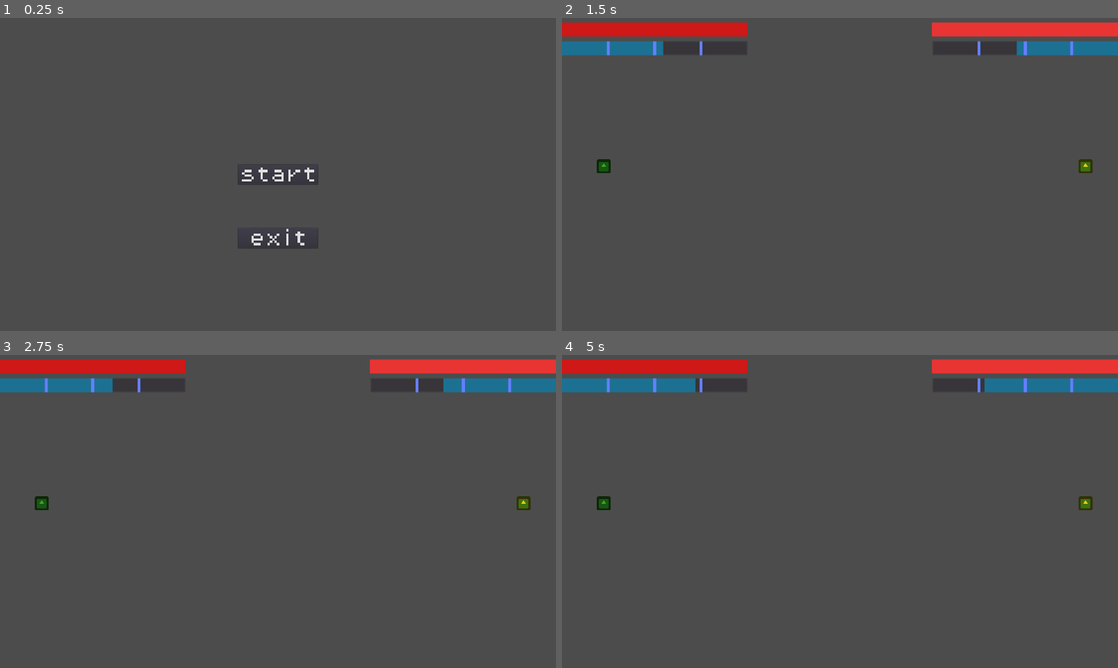
Above: before the commit, frames 1-4 (two rows, left to right).
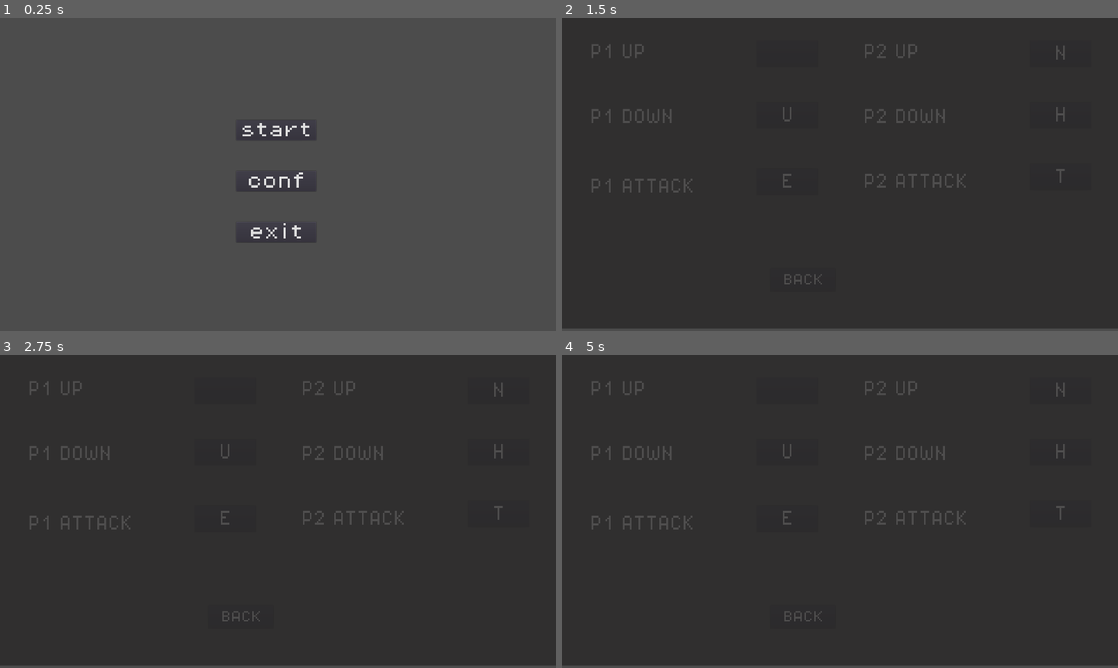
Above: after the commit, the same moments.

Repository: BeatMil/cat_vs_dog
Game: Godot game, scene res://scene/mainmenu.tscn
Two runs of this game, one before a commit and one after it. Both use one fixed random seed, a clock stepped at 60 frames per second and the inputs below. The engine's default icon, where the game draws it, is replaced by a stand-in: a white triangle on a blue panel in a dark square.
Inputs (mouse positions are in pixels of both pictures, inside the frame that each line leads up to):
- Up to frame 1 (0.25 s): no input
- Up to frame 2 (1.5 s): click "start" (after the commit: "conf") at 0.5 s; click (784, 52) at 1.25 s, where only the run after the commit has a clickable "O"
- Up to frame 3 (2.75 s): click (222, 389) at 2.02 s
- Up to frame 4 (5 s): click (784, 452) at 2.75 s, where only the run after the commit has a clickable "U"; click (784, 517) at 3.5 s, where only the run after the commit has a clickable "E"; click (1062, 389) at 4.25 s, where only the run after the commit has a clickable "N"

The runs differ from the first frame. In frame 1, 0.7% of the frame differs, in the area x 42-58%, y 33-74%; in frame 2, 96%; in frame 3, 97%; in frame 4, 97%, in the area x 0-100%, y 0-100%.

Commit message:
key config button and scene is working!

Diff:
--- /dev/null
+++ b/scene/key_config.tscn
@@ -0,0 +1,279 @@
+[gd_scene load_steps=8 format=2]
+
+[ext_resource path="res://media/font/PixelOperator8.ttf" type="DynamicFontData" id=1]
+[ext_resource path="res://font/PixelOperator8.ttf" type="DynamicFontData" id=2]
+[ext_resource path="res://script/key_config.gd" type="Script" id=3]
+[ext_resource path="res://script/Button.gd" type="Script" id=4]
+
+[sub_resource type="DynamicFont" id=1]
+size = 80
+font_data = ExtResource( 1 )
+
+[sub_resource type="DynamicFont" id=2]
+size = 80
+font_data = ExtResource( 2 )
+
+[sub_resource type="DynamicFont" id=3]
+size = 40
+font_data = ExtResource( 2 )
+
+[node name="key_config" type="Node2D"]
+
+[node name="p1_up" type="Node2D" parent="."]
+scale = Vector2( 0.6, 0.7 )
+script = ExtResource( 3 )
+
+[node name="Label" type="Label" parent="p1_up"]
+margin_left = 160.0
+margin_top = 128.0
+margin_right = 620.0
+margin_bottom = 272.0
+custom_fonts/font = SubResource( 1 )
+text = "P1 UP"
+__meta__ = {
+"_edit_use_anchors_": false
+}
+
+[node name="Button" type="Button" parent="p1_up"]
+margin_left = 1120.0
+margin_top = 112.0
+margin_right = 1472.0
+margin_bottom = 240.0
+__meta__ = {
+"_edit_group_": true,
+"_edit_use_anchors_": false
+}
+
+[node name="screen" type="Label" parent="p1_up/Button"]
+margin_right = 352.0
+margin_bottom = 128.0
+custom_fonts/font = SubResource( 2 )
+text = "test"
+align = 1
+valign = 1
+__meta__ = {
+"_edit_use_anchors_": false
+}
+
+[node name="p1_down" type="Node2D" parent="."]
+position = Vector2( 0, 224 )
+scale = Vector2( 0.6, 0.7 )
+script = ExtResource( 3 )
+
+[node name="Label" type="Label" parent="p1_down"]
+margin_left = 160.0
+margin_top = 128.0
+margin_right = 620.0
+margin_bottom = 272.0
+custom_fonts/font = SubResource( 1 )
+text = "P1 DOWN"
+__meta__ = {
+"_edit_use_anchors_": false
+}
+
+[node name="Button" type="Button" parent="p1_down"]
+margin_left = 1120.0
+margin_top = 96.0
+margin_right = 1472.0
+margin_bottom = 224.0
+__meta__ = {
+"_edit_group_": true,
+"_edit_use_anchors_": false
+}
+
+[node name="screen" type="Label" parent="p1_down/Button"]
+margin_right = 352.0
+margin_bottom = 128.0
+custom_fonts/font = SubResource( 2 )
+text = "test"
+align = 1
+valign = 1
+__meta__ = {
+"_edit_use_anchors_": false
+}
+
+[node name="p1_attack" type="Node2D" parent="."]
+position = Vector2( 0, 464 )
+scale = Vector2( 0.6, 0.7 )
+script = ExtResource( 3 )
+
+[node name="Label" type="Label" parent="p1_attack"]
+margin_left = 160.0
+margin_top = 128.0
+margin_right = 620.0
+margin_bottom = 272.0
+custom_fonts/font = SubResource( 1 )
+text = "P1 ATTACK"
+__meta__ = {
+"_edit_use_anchors_": false
+}
+
+[node name="Button" type="Button" parent="p1_attack"]
+margin_left = 1120.0
+margin_top = 80.0
+margin_right = 1472.0
+margin_bottom = 208.0
+__meta__ = {
+"_edit_group_": true,
+"_edit_use_anchors_": false
+}
+
+[node name="screen" type="Label" parent="p1_attack/Button"]
+margin_right = 352.0
+margin_bottom = 128.0
+custom_fonts/font = SubResource( 2 )
+text = "test"
+align = 1
+valign = 1
+__meta__ = {
+"_edit_use_anchors_": false
+}
+
+[node name="p2_up" type="Node2D" parent="."]
+position = Vector2( 944, 0 )
+scale = Vector2( 0.6, 0.7 )
+script = ExtResource( 3 )
+
+[node name="Label" type="Label" parent="p2_up"]
+margin_left = 160.0
+margin_top = 128.0
+margin_right = 620.0
+margin_bottom = 272.0
+custom_fonts/font = SubResource( 1 )
+text = "P2 UP"
+__meta__ = {
+"_edit_use_anchors_": false
+}
+
+[node name="Button" type="Button" parent="p2_up"]
+margin_left = 1120.0
+margin_top = 112.0
+margin_right = 1472.0
+margin_bottom = 240.0
+__meta__ = {
+"_edit_group_": true,
+"_edit_use_anchors_": false
+}
+
+[node name="screen" type="Label" parent="p2_up/Button"]
+margin_right = 352.0
+margin_bottom = 128.0
+custom_fonts/font = SubResource( 2 )
+text = "test"
+align = 1
+valign = 1
+__meta__ = {
+"_edit_use_anchors_": false
+}
+
+[node name="p2_down" type="Node2D" parent="."]
+position = Vector2( 944, 224 )
+scale = Vector2( 0.6, 0.7 )
+script = ExtResource( 3 )
+
+[node name="Label" type="Label" parent="p2_down"]
+margin_left = 160.0
+margin_top = 128.0
+margin_right = 620.0
+margin_bottom = 272.0
+custom_fonts/font = SubResource( 1 )
+text = "P2 DOWN"
+__meta__ = {
+"_edit_use_anchors_": false
+}
+
+[node name="Button" type="Button" parent="p2_down"]
+margin_left = 1120.0
+margin_top = 96.0
+margin_right = 1472.0
+margin_bottom = 224.0
+__meta__ = {
+"_edit_group_": true,
+"_edit_use_anchors_": false
+}
+
+[node name="screen" type="Label" parent="p2_down/Button"]
+margin_right = 352.0
+margin_bottom = 128.0
+custom_fonts/font = SubResource( 2 )
+text = "test"
+align = 1
+valign = 1
+__meta__ = {
+"_edit_use_anchors_": false
+}
+
+[node name="p2_attack" type="Node2D" parent="."]
+position = Vector2( 944, 448 )
+scale = Vector2( 0.6, 0.7 )
+script = ExtResource( 3 )
+
+[node name="Label" type="Label" parent="p2_attack"]
+margin_left = 160.0
+margin_top = 128.0
+margin_right = 620.0
+margin_bottom = 272.0
+custom_fonts/font = SubResource( 1 )
+text = "P2 ATTACK"
+__meta__ = {
+"_edit_use_anchors_": false
+}
+
+[node name="Button" type="Button" parent="p2_attack"]
+margin_left = 1120.0
+margin_top = 80.0
+margin_right = 1472.0
+margin_bottom = 208.0
+__meta__ = {
+"_edit_group_": true,
+"_edit_use_anchors_": false
+}
+
+[node name="screen" type="Label" parent="p2_attack/Button"]
+margin_right = 352.0
+margin_bottom = 128.0
+custom_fonts/font = SubResource( 2 )
+text = "test"
+align = 1
+valign = 1
+__meta__ = {
+"_edit_use_anchors_": false
+}
+
+[node name="Button" type="Button" parent="."]
+margin_left = 720.0
+margin_top = 864.0
+margin_right = 944.0
+margin_bottom = 944.0
+script = ExtResource( 4 )
+__meta__ = {
+"_edit_use_anchors_": false
+}
+scene = "res://scene/mainmenu.tscn"
+
+[node name="Label" type="Label" parent="Button"]
+margin_right = 224.0
+margin_bottom = 80.0
+custom_fonts/font = SubResource( 3 )
+text = "BACK"
+align = 1
+valign = 1
+__meta__ = {
+"_edit_use_anchors_": false
+}
+
+[node name="ColorRect" type="ColorRect" parent="."]
+visible = false
+margin_right = 1920.0
+margin_bottom = 1072.0
+color = Color( 0.164706, 0.160784, 0.160784, 0.823529 )
+__meta__ = {
+"_edit_use_anchors_": false
+}
+[connection signal="button_down" from="p1_up/Button" to="p1_up" method="_on_Button_button_down"]
+[connection signal="button_down" from="p1_down/Button" to="p1_down" method="_on_Button_button_down"]
+[connection signal="button_down" from="p1_attack/Button" to="p1_attack" method="_on_Button_button_down"]
+[connection signal="button_down" from="p2_up/Button" to="p2_up" method="_on_Button_button_down"]
+[connection signal="button_down" from="p2_down/Button" to="p2_down" method="_on_Button_button_down"]
+[connection signal="button_down" from="p2_attack/Button" to="p2_attack" method="_on_Button_button_down"]
+[connection signal="button_down" from="Button" to="Button" method="_on_Button_button_down"]
--- a/scene/mainmenu.tscn
+++ b/scene/mainmenu.tscn
@@ -1,10 +1,11 @@
-[gd_scene load_steps=4 format=2]
+[gd_scene load_steps=5 format=2]
 
 [ext_resource path="res://font/PixelOperator8.ttf" type="DynamicFontData" id=1]
 [ext_resource path="res://script/mainmenu.gd" type="Script" id=2]
+[ext_resource path="res://script/Button.gd" type="Script" id=3]
 
 [sub_resource type="DynamicFont" id=1]
-size = 64
+size = 60
 font_data = ExtResource( 1 )
 
 [node name="mainmenu" type="Control"]
@@ -12,39 +13,56 @@
 anchor_bottom = 1.0
 script = ExtResource( 2 )
 __meta__ = {
-"_edit_group_": true,
 "_edit_lock_": true,
 "_edit_use_anchors_": false
 }
 
-[node name="Button" type="Button" parent="."]
+[node name="Buttonss" type="Button" parent="."]
 anchor_left = 0.5
 anchor_top = 0.5
 anchor_right = 0.5
 anchor_bottom = 0.5
-margin_left = -138.0
-margin_top = -35.0
-margin_right = 138.0
-margin_bottom = 35.0
+margin_left = -144.0
+margin_top = -188.0
+margin_right = 132.0
+margin_bottom = -118.0
 custom_fonts/font = SubResource( 1 )
 text = "start"
 __meta__ = {
 "_edit_use_anchors_": false
 }
 
+[node name="Button" type="Button" parent="."]
+anchor_left = 0.5
+anchor_top = 1.0
+anchor_right = 0.5
+anchor_bottom = 1.0
+margin_left = -144.0
+margin_top = -552.0
+margin_right = 132.0
+margin_bottom = -482.0
+custom_fonts/font = SubResource( 1 )
+text = "conf"
+script = ExtResource( 3 )
+__meta__ = {
+"_edit_use_anchors_": false
+}
+scene = "res://scene/key_config.tscn"
+
 [node name="exit" type="Button" parent="."]
 anchor_left = 0.5
 anchor_top = 1.0
 anchor_right = 0.5
 anchor_bottom = 1.0
-margin_left = -138.0
-margin_top = -354.607
-margin_right = 138.0
-margin_bottom = -284.607
+margin_left = -144.0
+margin_top = -376.0
+margin_right = 132.0
+margin_bottom = -306.0
 custom_fonts/font = SubResource( 1 )
 text = "exit"
 __meta__ = {
 "_edit_use_anchors_": false
 }
-[connection signal="pressed" from="Button" to="." method="_on_Button_pressed"]
+[connection signal="pressed" from="Buttonss" to="." method="_on_Button_pressed"]
+[connection signal="button_down" from="Button" to="Button" method="_on_Button_button_down"]
 [connection signal="button_down" from="exit" to="." method="_on_exit_button_down"]
--- /dev/null
+++ b/script/Button.gd
@@ -0,0 +1,7 @@
+extends Button
+
+export var scene = ""
+
+
+func _on_Button_button_down():
+	print(get_tree().change_scene(scene))
--- /dev/null
+++ b/script/key_config.gd
@@ -0,0 +1,27 @@
+extends Node2D
+
+onready var key_helper = false # help pop out the grey ColorRect screen
+onready var action = $".".get_name()
+onready var button_text = InputMap.get_action_list(action)[0].as_text()
+onready var label = $"Button".get_child(0)
+
+func _ready():
+	label.text = button_text
+
+func _input(event):
+	if key_helper:
+		if event is InputEventKey:
+			if event.is_pressed():
+				# reset everything and show the new key map
+				InputMap.action_erase_events(action)
+				InputMap.action_add_event(action, event)
+				$"../ColorRect".set_visible(false)
+				key_helper = false
+				label.text = InputMap.get_action_list(action)[0].as_text()
+
+
+func _on_Button_button_down():
+	key_helper = true
+	$Button.get_child(0).text = ""
+	$"../ColorRect".set_visible(true)
+	$Button.release_focus()
Binary file added: media/font/PixelOperator8.ttf
